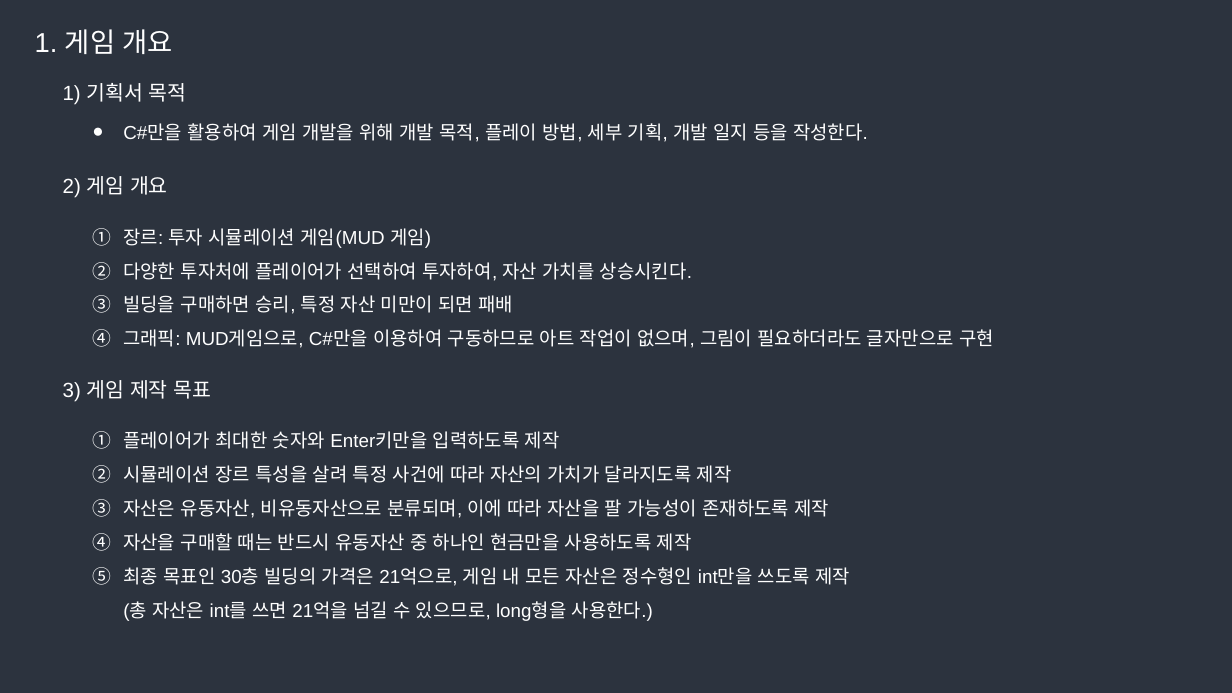
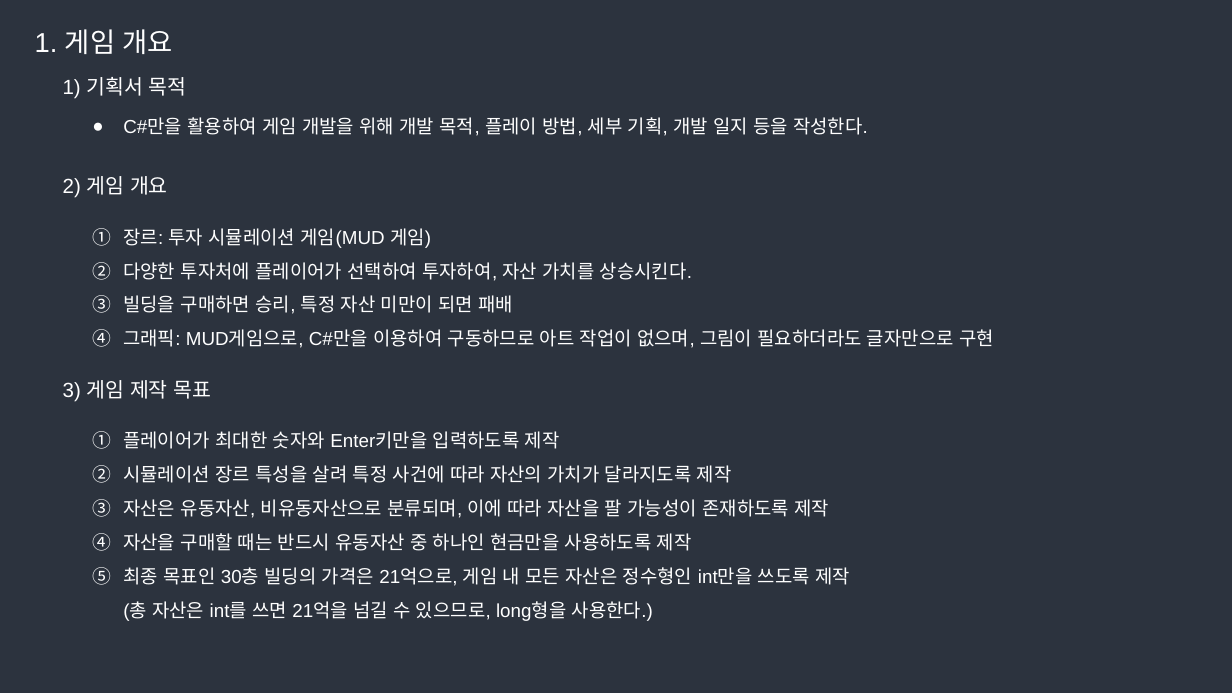
Before and after one commit to sudamilda/Rich_and_Bankrupt_Game_Test.ver, a slide deck: slide 4 of 부자와 파산.pptx. Drawn at 1232x693 pixels with LibreOffice and Linux fonts; fonts in the diff are those of the drawing. Boxes give left, top, right and bottom in pixels: in the first picture for what was removed or moved away, otherwise in the second. Text is boxed around its words. In the diff, an @@ line names an element or a change of style, - is before the commit and + after.

```diff
--- a/부자와 파산.pptx
+++ b/부자와 파산.pptx
@@ text "1) 기획서 목적": place and size @@
-text "1) 기획서 목적" at [63, 83, 187, 104]
+text "1) 기획서 목적" at [63, 77, 187, 99]
@@ text "C#만을 활용하여 게임 개발을 위해 ...": place and size @@
-text "C#만을 활용하여 게임 개발을 위해 ..." at [123, 123, 868, 142]
+text "C#만을 활용하여 게임 개발을 위해 ..." at [123, 117, 868, 136]
```
Also in this commit, not shown: 12 other slides changed, 23 other files.
